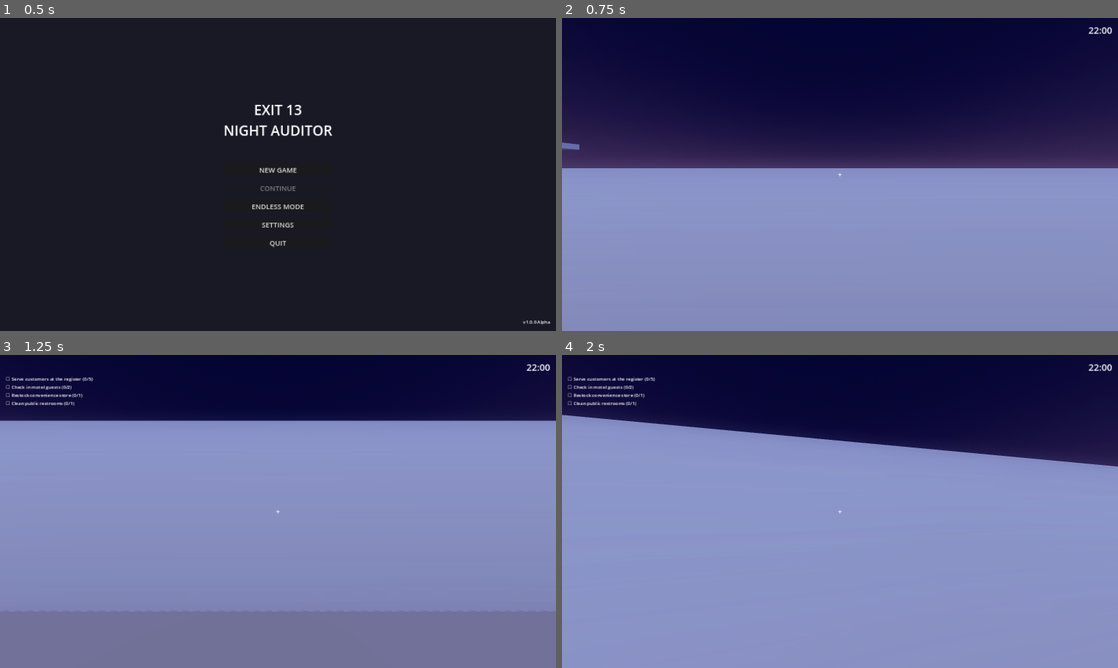
Above: before the commit, frames 1-4 (two rows, left to right).
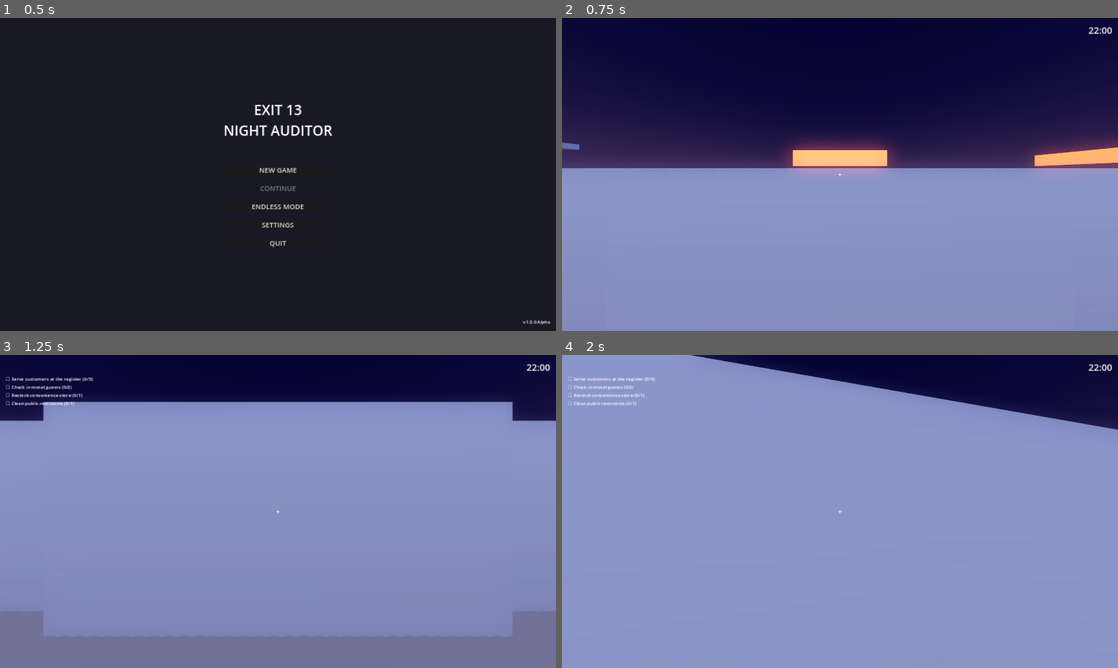
Above: after the commit, the same moments.

Repository: dolfrizzlersigma-crypto/e
Game: Godot game, scene res://scenes/ui/main_menu.tscn
The game is run twice, just before and just after one commit, with the same random seed, the same clock (stepped at 60 frames per second) and the same inputs.
Inputs (mouse positions are in pixels of both pictures, inside the frame that each line leads up to):
- Up to frame 1 (0.5 s): no input
- Up to frame 2 (0.75 s): click "NEW GAME" at 0.5 s
- Up to frame 3 (1.25 s): no input
- Up to frame 4 (2 s): tap Enter (ui_accept) at 1.25 s; move the mouse to (867, 511) at 1.27 s; hold W (move_forward) from 1.28 s (still down); tap E (interact) at 1.35 s; tap Space (jump) at 1.52 s

Frame 1 is identical in both runs. In frame 2, 3.0% of the frame differs, in the area x 40-100%, y 39-50%; in frame 3, 12%; in frame 4, 18%, in the area x 0-100%, y 0-36%.
Error after the commit: Parse Error: Cannot call the parent class' virtual function "_ready()" because it hasn't been defined. (res://scripts/interactables/cash_register.gd:25)

Commit message:
Add interactables, detailed environment, and game structure to main scene
Agent-Logs-Url: https://github.com/dolfrizzlersigma-crypto/e/sessions/b4a4f1c2-a7d6-4af1-9f42-52003df10f27

Co-authored-by: dolfrizzlersigma-crypto <269368616+dolfrizzlersigma-crypto@users.noreply.github.com>

Diff:
--- a/scenes/gameplay/main_game.tscn
+++ b/scenes/gameplay/main_game.tscn
@@ -7,6 +7,12 @@
 [ext_resource type="Script" path="res://scripts/systems/weather_system.gd" id="4"]
 [ext_resource type="Script" path="res://scripts/systems/power_grid.gd" id="5"]
 [ext_resource type="PackedScene" uid="uid://pause_menu" path="res://scenes/ui/pause_menu.tscn" id="6"]
+[ext_resource type="Script" path="res://scripts/interactables/cash_register.gd" id="7"]
+[ext_resource type="Script" path="res://scripts/interactables/fuel_pump.gd" id="8"]
+[ext_resource type="Script" path="res://scripts/interactables/cctv_monitor.gd" id="9"]
+[ext_resource type="Script" path="res://scripts/interactables/breaker_panel.gd" id="10"]
+[ext_resource type="Script" path="res://scripts/interactables/motel_booking.gd" id="11"]
+[ext_resource type="Script" path="res://scripts/systems/customer_spawner.gd" id="12"]
 
 [sub_resource type="ProceduralSkyMaterial" id="ProceduralSkyMaterial_1"]
 sky_top_color = Color(0.05, 0.05, 0.15, 1)
@@ -64,6 +70,23 @@
 roughness = 0.4
 metallic = 0.5
 
+[sub_resource type="StandardMaterial3D" id="ShelfMaterial"]
+albedo_color = Color(0.6, 0.5, 0.4, 1)
+roughness = 0.6
+metallic = 0.1
+
+[sub_resource type="StandardMaterial3D" id="GlassMaterial"]
+albedo_color = Color(0.9, 0.95, 1, 0.3)
+transparency = 1
+roughness = 0.1
+metallic = 0.0
+
+[sub_resource type="StandardMaterial3D" id="SignMaterial"]
+albedo_color = Color(1, 0.3, 0.1, 1)
+emission_enabled = true
+emission = Color(1, 0.3, 0.1, 1)
+emission_energy_multiplier = 2.0
+
 [node name="MainGame" type="Node3D"]
 script = ExtResource("0")
 
@@ -125,6 +148,117 @@
 collision_mask = 1
 size = Vector3(3, 1, 1)
 material = SubResource("CounterMaterial")
+
+[node name="CashRegister" type="Node3D" parent="Exit13Plaza/ConvenienceStore/Counter"]
+transform = Transform3D(1, 0, 0, 0, 1, 0, 0, 0, 1, 0, 0.5, 0)
+script = ExtResource("7")
+
+[node name="Mesh" type="CSGBox3D" parent="Exit13Plaza/ConvenienceStore/Counter/CashRegister"]
+use_collision = true
+collision_layer = 4
+collision_mask = 1
+size = Vector3(0.4, 0.3, 0.3)
+material = SubResource("CounterMaterial")
+
+[node name="Shelves" type="Node3D" parent="Exit13Plaza/ConvenienceStore"]
+
+[node name="ShelfUnit1" type="CSGBox3D" parent="Exit13Plaza/ConvenienceStore/Shelves"]
+transform = Transform3D(1, 0, 0, 0, 1, 0, 0, 0, 1, -4, 1, 3)
+use_collision = true
+collision_layer = 1
+collision_mask = 1
+size = Vector3(2, 2, 0.4)
+material = SubResource("ShelfMaterial")
+
+[node name="ShelfUnit2" type="CSGBox3D" parent="Exit13Plaza/ConvenienceStore/Shelves"]
+transform = Transform3D(1, 0, 0, 0, 1, 0, 0, 0, 1, 4, 1, 3)
+use_collision = true
+collision_layer = 1
+collision_mask = 1
+size = Vector3(2, 2, 0.4)
+material = SubResource("ShelfMaterial")
+
+[node name="ShelfUnit3" type="CSGBox3D" parent="Exit13Plaza/ConvenienceStore/Shelves"]
+transform = Transform3D(1, 0, 0, 0, 1, 0, 0, 0, 1, -4, 1, 0)
+use_collision = true
+collision_layer = 1
+collision_mask = 1
+size = Vector3(2, 2, 0.4)
+material = SubResource("ShelfMaterial")
+
+[node name="ShelfUnit4" type="CSGBox3D" parent="Exit13Plaza/ConvenienceStore/Shelves"]
+transform = Transform3D(1, 0, 0, 0, 1, 0, 0, 0, 1, 4, 1, 0)
+use_collision = true
+collision_layer = 1
+collision_mask = 1
+size = Vector3(2, 2, 0.4)
+material = SubResource("ShelfMaterial")
+
+[node name="FridgeUnits" type="Node3D" parent="Exit13Plaza/ConvenienceStore"]
+
+[node name="Fridge1" type="CSGBox3D" parent="Exit13Plaza/ConvenienceStore/FridgeUnits"]
+transform = Transform3D(0, 0, -1, 0, 1, 0, 1, 0, 0, 5.5, 1, -3)
+use_collision = true
+collision_layer = 1
+collision_mask = 1
+size = Vector3(2, 2, 0.8)
+material = SubResource("GlassMaterial")
+
+[node name="Fridge2" type="CSGBox3D" parent="Exit13Plaza/ConvenienceStore/FridgeUnits"]
+transform = Transform3D(0, 0, -1, 0, 1, 0, 1, 0, 0, 5.5, 1, 0)
+use_collision = true
+collision_layer = 1
+collision_mask = 1
+size = Vector3(2, 2, 0.8)
+material = SubResource("GlassMaterial")
+
+[node name="BackOffice" type="Node3D" parent="Exit13Plaza/ConvenienceStore"]
+transform = Transform3D(1, 0, 0, 0, 1, 0, 0, 0, 1, 0, 0, 6)
+
+[node name="OfficeFloor" type="CSGBox3D" parent="Exit13Plaza/ConvenienceStore/BackOffice"]
+use_collision = true
+collision_layer = 1
+collision_mask = 1
+size = Vector3(6, 0.1, 4)
+material = SubResource("FloorMaterial")
+
+[node name="OfficeWalls" type="CSGBox3D" parent="Exit13Plaza/ConvenienceStore/BackOffice"]
+transform = Transform3D(1, 0, 0, 0, 1, 0, 0, 0, 1, 0, 1.5, 0)
+use_collision = true
+collision_layer = 1
+collision_mask = 1
+size = Vector3(6, 3, 4)
+material = SubResource("WallMaterial")
+
+[node name="WallHole" type="CSGBox3D" parent="Exit13Plaza/ConvenienceStore/BackOffice/OfficeWalls"]
+operation = 2
+size = Vector3(5, 2.5, 3)
+
+[node name="OfficeDesk" type="CSGBox3D" parent="Exit13Plaza/ConvenienceStore/BackOffice"]
+transform = Transform3D(1, 0, 0, 0, 1, 0, 0, 0, 1, -1.5, 0.4, 0)
+use_collision = true
+collision_layer = 1
+collision_mask = 1
+size = Vector3(1.2, 0.8, 0.6)
+material = SubResource("CounterMaterial")
+
+[node name="CCTVMonitor" type="Node3D" parent="Exit13Plaza/ConvenienceStore/BackOffice/OfficeDesk"]
+transform = Transform3D(1, 0, 0, 0, 1, 0, 0, 0, 1, 0, 0.5, 0)
+script = ExtResource("9")
+
+[node name="Mesh" type="CSGBox3D" parent="Exit13Plaza/ConvenienceStore/BackOffice/OfficeDesk/CCTVMonitor"]
+use_collision = true
+collision_layer = 4
+collision_mask = 1
+size = Vector3(0.4, 0.3, 0.05)
+material = SubResource("CounterMaterial")
+
+[node name="OfficeLight" type="OmniLight3D" parent="Exit13Plaza/ConvenienceStore/BackOffice"]
+transform = Transform3D(1, 0, 0, 0, 1, 0, 0, 0, 1, 0, 2.8, 0)
+light_color = Color(1, 0.95, 0.85, 1)
+light_energy = 1.2
+omni_range = 8.0
+shadow_enabled = true
 
 [node name="StoreLights" type="Node3D" parent="Exit13Plaza/ConvenienceStore"]
 
@@ -160,6 +294,39 @@
 size = Vector3(8, 3, 20)
 material = SubResource("WallMaterial")
 
+[node name="WallHole" type="CSGBox3D" parent="Exit13Plaza/MotelSection/MotelWalls"]
+operation = 2
+size = Vector3(7, 2.5, 19)
+
+[node name="Lobby" type="Node3D" parent="Exit13Plaza/MotelSection"]
+transform = Transform3D(1, 0, 0, 0, 1, 0, 0, 0, 1, 0, 0, -8)
+
+[node name="ReceptionDesk" type="CSGBox3D" parent="Exit13Plaza/MotelSection/Lobby"]
+transform = Transform3D(1, 0, 0, 0, 1, 0, 0, 0, 1, 0, 0.5, 0)
+use_collision = true
+collision_layer = 1
+collision_mask = 1
+size = Vector3(2, 1, 0.8)
+material = SubResource("CounterMaterial")
+
+[node name="MotelBooking" type="Node3D" parent="Exit13Plaza/MotelSection/Lobby/ReceptionDesk"]
+transform = Transform3D(1, 0, 0, 0, 1, 0, 0, 0, 1, 0, 0.6, 0)
+script = ExtResource("11")
+
+[node name="Mesh" type="CSGBox3D" parent="Exit13Plaza/MotelSection/Lobby/ReceptionDesk/MotelBooking"]
+use_collision = true
+collision_layer = 4
+collision_mask = 1
+size = Vector3(0.3, 0.2, 0.4)
+material = SubResource("CounterMaterial")
+
+[node name="LobbyLight" type="OmniLight3D" parent="Exit13Plaza/MotelSection/Lobby"]
+transform = Transform3D(1, 0, 0, 0, 1, 0, 0, 0, 1, 0, 2.8, 0)
+light_color = Color(1, 0.95, 0.85, 1)
+light_energy = 1.3
+omni_range = 10.0
+shadow_enabled = true
+
 [node name="FuelForecourt" type="Node3D" parent="Exit13Plaza"]
 transform = Transform3D(1, 0, 0, 0, 1, 0, 0, 0, 1, -15, 0, 0)
 
@@ -171,18 +338,26 @@
 size = Vector3(10, 0.2, 12)
 material = SubResource("CanopyMaterial")
 
-[node name="Pump1" type="CSGBox3D" parent="Exit13Plaza/FuelForecourt"]
+[node name="Pump1" type="Node3D" parent="Exit13Plaza/FuelForecourt"]
 transform = Transform3D(1, 0, 0, 0, 1, 0, 0, 0, 1, -3, 0.75, 0)
-use_collision = true
-collision_layer = 1
+script = ExtResource("8")
+pump_number = 1
+
+[node name="Mesh" type="CSGBox3D" parent="Exit13Plaza/FuelForecourt/Pump1"]
+use_collision = true
+collision_layer = 4
 collision_mask = 1
 size = Vector3(0.5, 1.5, 0.3)
 material = SubResource("PumpMaterial")
 
-[node name="Pump2" type="CSGBox3D" parent="Exit13Plaza/FuelForecourt"]
+[node name="Pump2" type="Node3D" parent="Exit13Plaza/FuelForecourt"]
 transform = Transform3D(1, 0, 0, 0, 1, 0, 0, 0, 1, 3, 0.75, 0)
-use_collision = true
-collision_layer = 1
+script = ExtResource("8")
+pump_number = 2
+
+[node name="Mesh" type="CSGBox3D" parent="Exit13Plaza/FuelForecourt/Pump2"]
+use_collision = true
+collision_layer = 4
 collision_mask = 1
 size = Vector3(0.5, 1.5, 0.3)
 material = SubResource("PumpMaterial")
@@ -195,9 +370,176 @@
 spot_angle = 65.0
 shadow_enabled = true
 
+[node name="Basement" type="Node3D" parent="Exit13Plaza"]
+transform = Transform3D(1, 0, 0, 0, 1, 0, 0, 0, 1, 0, -3, -15)
+
+[node name="BasementFloor" type="CSGBox3D" parent="Exit13Plaza/Basement"]
+use_collision = true
+collision_layer = 1
+collision_mask = 1
+size = Vector3(6, 0.1, 6)
+material = SubResource("FloorMaterial")
+
+[node name="BasementWalls" type="CSGBox3D" parent="Exit13Plaza/Basement"]
+transform = Transform3D(1, 0, 0, 0, 1, 0, 0, 0, 1, 0, 1.3, 0)
+use_collision = true
+collision_layer = 1
+collision_mask = 1
+size = Vector3(6, 2.6, 6)
+material = SubResource("WallMaterial")
+
+[node name="WallHole" type="CSGBox3D" parent="Exit13Plaza/Basement/BasementWalls"]
+operation = 2
+size = Vector3(5, 2.2, 5)
+
+[node name="BreakerPanel" type="Node3D" parent="Exit13Plaza/Basement"]
+transform = Transform3D(0, 0, 1, 0, 1, 0, -1, 0, 0, -2.8, 1.5, 0)
+script = ExtResource("10")
+
+[node name="Mesh" type="CSGBox3D" parent="Exit13Plaza/Basement/BreakerPanel"]
+use_collision = true
+collision_layer = 4
+collision_mask = 1
+size = Vector3(0.6, 0.8, 0.1)
+material = SubResource("CounterMaterial")
+
+[node name="BasementLight" type="OmniLight3D" parent="Exit13Plaza/Basement"]
+transform = Transform3D(1, 0, 0, 0, 1, 0, 0, 0, 1, 0, 2.4, 0)
+light_color = Color(1, 0.9, 0.7, 1)
+light_energy = 1.0
+omni_range = 8.0
+shadow_enabled = true
+
+[node name="Signage" type="Node3D" parent="Exit13Plaza"]
+
+[node name="StoreSign" type="CSGBox3D" parent="Exit13Plaza/Signage"]
+transform = Transform3D(1, 0, 0, 0, 1, 0, 0, 0, 1, 0, 4, -10)
+use_collision = false
+size = Vector3(6, 1, 0.1)
+material = SubResource("SignMaterial")
+
+[node name="SignLight" type="SpotLight3D" parent="Exit13Plaza/Signage/StoreSign"]
+transform = Transform3D(1, 0, 0, 0, 1, 0, 0, 0, 1, 0, 0, -0.3)
+light_color = Color(1, 0.3, 0.1, 1)
+light_energy = 2.0
+spot_range = 3.0
+spot_angle = 45.0
+
+[node name="MotelSign" type="CSGBox3D" parent="Exit13Plaza/Signage"]
+transform = Transform3D(0, 0, -1, 0, 1, 0, 1, 0, 0, 15, 4, -10)
+use_collision = false
+size = Vector3(4, 0.8, 0.1)
+material = SubResource("SignMaterial")
+
+[node name="SignLight" type="SpotLight3D" parent="Exit13Plaza/Signage/MotelSign"]
+transform = Transform3D(1, 0, 0, 0, 1, 0, 0, 0, 1, 0, 0, -0.3)
+light_color = Color(1, 0.3, 0.1, 1)
+light_energy = 1.8
+spot_range = 3.0
+spot_angle = 45.0
+
+[node name="ParkingLot" type="Node3D" parent="Exit13Plaza"]
+
+[node name="ParkingSpace1" type="CSGBox3D" parent="Exit13Plaza/ParkingLot"]
+transform = Transform3D(1, 0, 0, 0, 1, 0, 0, 0, 1, -10, 0.01, 10)
+use_collision = false
+size = Vector3(3, 0.02, 5)
+material = SubResource("GroundMaterial")
+
+[node name="ParkingSpace2" type="CSGBox3D" parent="Exit13Plaza/ParkingLot"]
+transform = Transform3D(1, 0, 0, 0, 1, 0, 0, 0, 1, -10, 0.01, 15)
+use_collision = false
+size = Vector3(3, 0.02, 5)
+material = SubResource("GroundMaterial")
+
+[node name="ParkingSpace3" type="CSGBox3D" parent="Exit13Plaza/ParkingLot"]
+transform = Transform3D(1, 0, 0, 0, 1, 0, 0, 0, 1, 10, 0.01, 10)
+use_collision = false
+size = Vector3(3, 0.02, 5)
+material = SubResource("GroundMaterial")
+
+[node name="ParkingSpace4" type="CSGBox3D" parent="Exit13Plaza/ParkingLot"]
+transform = Transform3D(1, 0, 0, 0, 1, 0, 0, 0, 1, 10, 0.01, 15)
+use_collision = false
+size = Vector3(3, 0.02, 5)
+material = SubResource("GroundMaterial")
+
+[node name="ParkingLight1" type="SpotLight3D" parent="Exit13Plaza/ParkingLot"]
+transform = Transform3D(1, 0, 0, 0, -0.866025, 0.5, 0, -0.5, -0.866025, -10, 6, 12)
+light_color = Color(1, 0.95, 0.8, 1)
+light_energy = 2.5
+spot_range = 15.0
+spot_angle = 50.0
+shadow_enabled = true
+
+[node name="ParkingLight2" type="SpotLight3D" parent="Exit13Plaza/ParkingLot"]
+transform = Transform3D(1, 0, 0, 0, -0.866025, 0.5, 0, -0.5, -0.866025, 10, 6, 12)
+light_color = Color(1, 0.95, 0.8, 1)
+light_energy = 2.5
+spot_range = 15.0
+spot_angle = 50.0
+shadow_enabled = true
+
+[node name="LightPole1" type="CSGCylinder3D" parent="Exit13Plaza/ParkingLot"]
+transform = Transform3D(1, 0, 0, 0, 1, 0, 0, 0, 1, -10, 3, 12)
+use_collision = true
+collision_layer = 1
+collision_mask = 1
+height = 6.0
+radius = 0.15
+material = SubResource("CounterMaterial")
+
+[node name="LightPole2" type="CSGCylinder3D" parent="Exit13Plaza/ParkingLot"]
+transform = Transform3D(1, 0, 0, 0, 1, 0, 0, 0, 1, 10, 3, 12)
+use_collision = true
+collision_layer = 1
+collision_mask = 1
+height = 6.0
+radius = 0.15
+material = SubResource("CounterMaterial")
+
 [node name="Player" parent="." instance=ExtResource("1")]
 transform = Transform3D(1, 0, 0, 0, 1, 0, 0, 0, 1, 0, 1.5, 0)
 
+[node name="SpawnPoints" type="Node3D" parent="."]
+
+[node name="Spawn1" type="Marker3D" parent="SpawnPoints"]
+transform = Transform3D(1, 0, 0, 0, 1, 0, 0, 0, 1, -20, 0, 5)
+
+[node name="Spawn2" type="Marker3D" parent="SpawnPoints"]
+transform = Transform3D(1, 0, 0, 0, 1, 0, 0, 0, 1, -20, 0, -5)
+
+[node name="Spawn3" type="Marker3D" parent="SpawnPoints"]
+transform = Transform3D(1, 0, 0, 0, 1, 0, 0, 0, 1, 20, 0, 10)
+
+[node name="DespawnPoints" type="Node3D" parent="."]
+
+[node name="Exit1" type="Marker3D" parent="DespawnPoints"]
+transform = Transform3D(1, 0, 0, 0, 1, 0, 0, 0, 1, -25, 0, 0)
+
+[node name="Exit2" type="Marker3D" parent="DespawnPoints"]
+transform = Transform3D(1, 0, 0, 0, 1, 0, 0, 0, 1, 25, 0, 0)
+
+[node name="Cameras" type="Node3D" parent="."]
+
+[node name="StoreInterior" type="Camera3D" parent="Cameras"]
+transform = Transform3D(-1, 0, 0, 0, -0.707107, 0.707107, 0, 0.707107, 0.707107, 0, 3.5, -12)
+
+[node name="ParkingLot" type="Camera3D" parent="Cameras"]
+transform = Transform3D(0.707107, 0, 0.707107, 0, 1, 0, -0.707107, 0, 0.707107, -10, 5, -15)
+
+[node name="GasPumps" type="Camera3D" parent="Cameras"]
+transform = Transform3D(0, 0, 1, 0, 1, 0, -1, 0, 0, -20, 6, 0)
+
+[node name="MotelExterior" type="Camera3D" parent="Cameras"]
+transform = Transform3D(-0.707107, 0, -0.707107, 0, 1, 0, 0.707107, 0, -0.707107, 20, 5, -15)
+
+[node name="BackAlley" type="Camera3D" parent="Cameras"]
+transform = Transform3D(1, 0, 0, 0, 0.866025, -0.5, 0, 0.5, 0.866025, 0, 4, 15)
+
+[node name="Room4" type="Camera3D" parent="Cameras"]
+transform = Transform3D(-1, 0, 0, 0, 0.866025, -0.5, 0, -0.5, -0.866025, 15, 3, 5)
+
 [node name="Systems" type="Node" parent="."]
 
 [node name="ShiftManager" type="Node" parent="Systems"]
@@ -211,6 +553,9 @@
 
 [node name="PowerGrid" type="Node" parent="Systems"]
 script = ExtResource("5")
+
+[node name="CustomerSpawner" type="Node" parent="Systems"]
+script = ExtResource("12")
 
 [node name="UI" type="CanvasLayer" parent="."]
 
Not shown: 1 places in scenes/gameplay/main_game.tscn that only renumber resources
